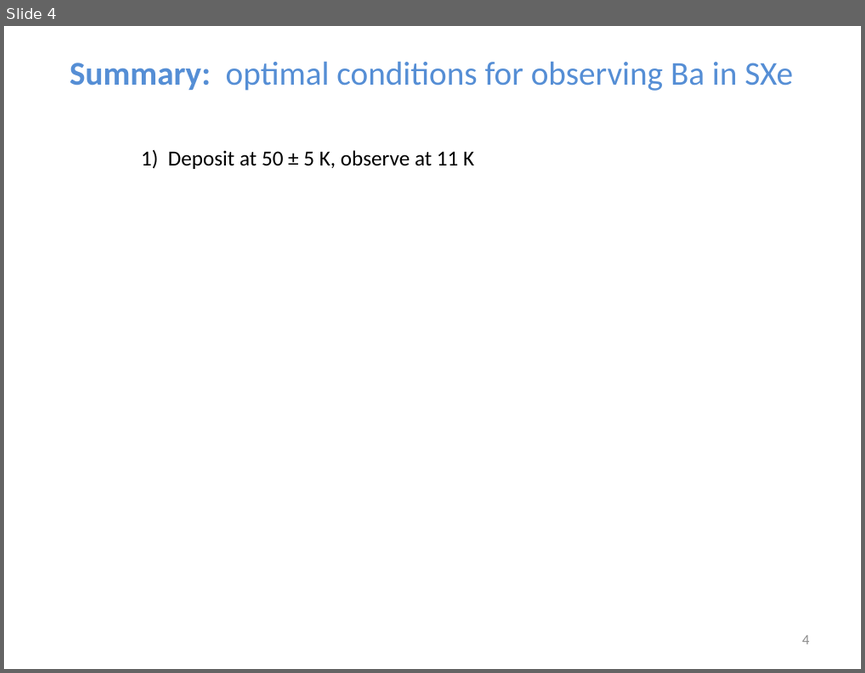
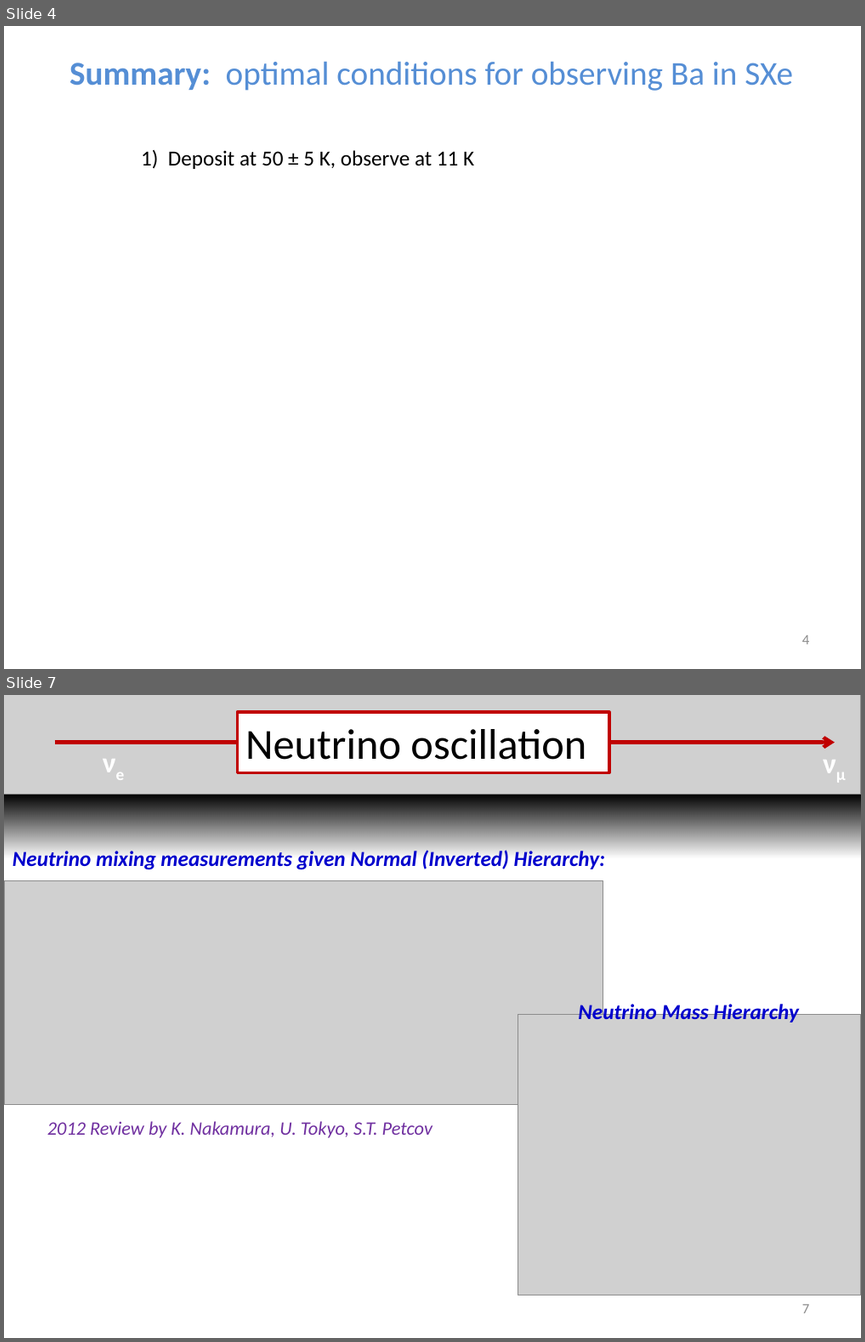
Before and after one commit to Waltmon/timthesis, a slide deck: defense/extras/defense - Copy.pptx. Shown one above the other, each under a label of ours: slide 4 before the commit, slides 4 and 7 after it; the slides between them are not shown. The pictures are 865x673 and 865x1342 pixels, drawn with LibreOffice and Linux fonts; fonts in the diff are those of the drawing; grey boxes stand for pictures. Boxes give left, top, right and bottom in pixels: in the first picture for what was removed or moved away, otherwise in the second. Text is boxed around its words. In the diff, an @@ line names an element or a change of style, - is before the commit and + after.

```diff
--- a/defense/extras/defense - Copy.pptx
+++ b/defense/extras/defense - Copy.pptx
@@ slide 7 added at bbox=[4, 695, 861, 1338], background #FFFFFF @@
@@ picture added at bbox=[4, 695, 861, 794] @@
@@ rectangle added at bbox=[237, 712, 609, 773], fill #FFFFFF, outline #C00000 2.25 pt, 36 pt, text #000000 @@
+Neutrino oscillation
@@ arrow added from (54, 742) to (834, 742), #C00000 3 pt @@
@@ text added at bbox=[94, 740, 134, 783], 24 pt, text #FFFFFF, bold @@
+νe
@@ text added at bbox=[815, 740, 857, 783], 24 pt, text #FFFFFF, bold @@
+νμ
@@ rectangle added at bbox=[4, 794, 861, 858], fill gradient #000000 @@
@@ text added at bbox=[12, 850, 605, 869], 18 pt, text #0000CC, bold, italic @@
+Neutrino mixing measurements given Normal (Inverted) Hierarchy:
@@ picture added at bbox=[4, 881, 603, 1105] @@
@@ picture added at bbox=[518, 1014, 861, 1295] @@
@@ text added at bbox=[578, 1001, 799, 1022], 18 pt, text #0000CC, bold, italic @@
+Neutrino Mass Hierarchy
@@ text added at bbox=[47, 1121, 432, 1138], 16 pt, text #7030A0, italic @@
+2012 Review by K. Nakamura, U. Tokyo, S.T. Petcov
@@ page number added at bbox=[802, 1304, 809, 1313], 12 pt, text #8C8C8C @@
+7
```
Also in this commit, not shown: 8 other slides added, 3 other files.
